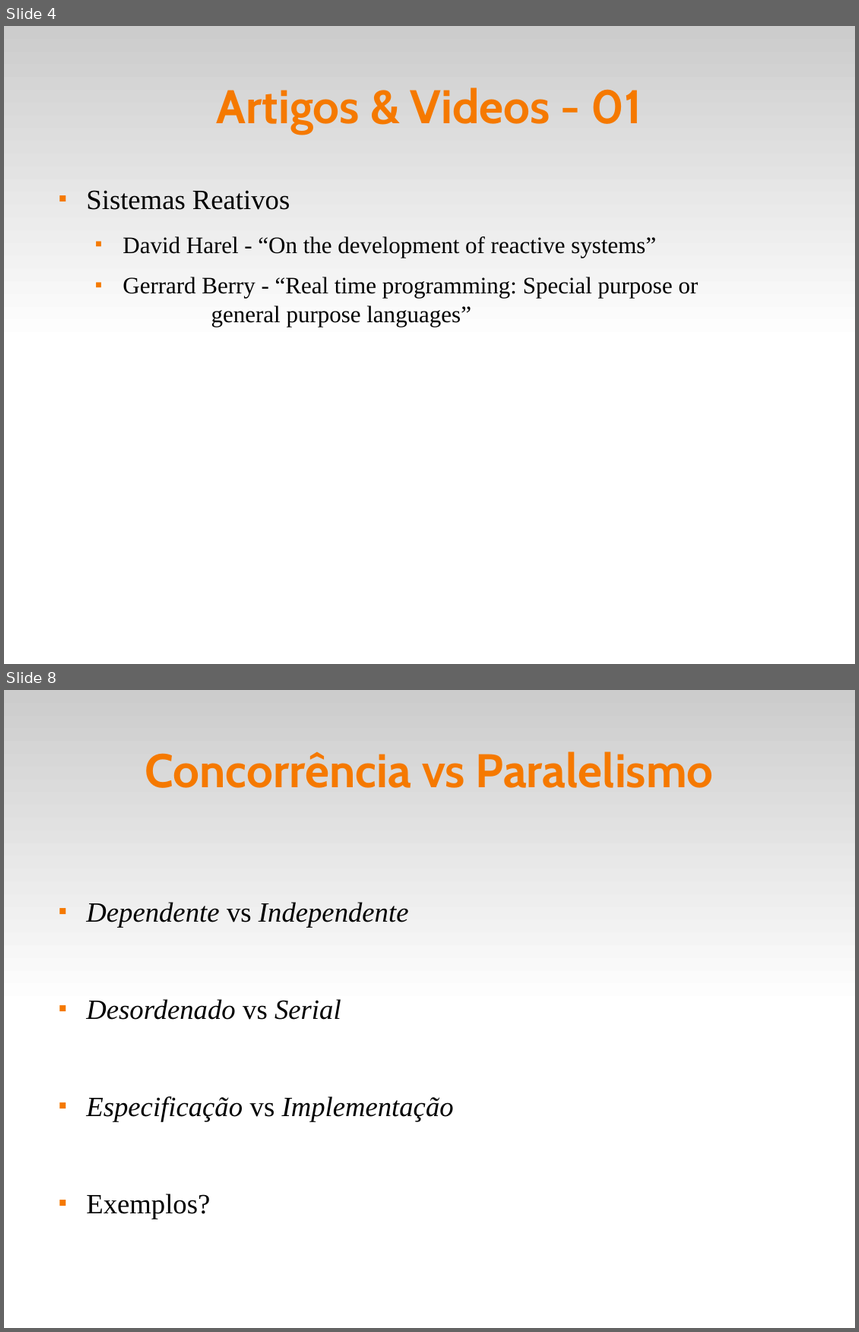
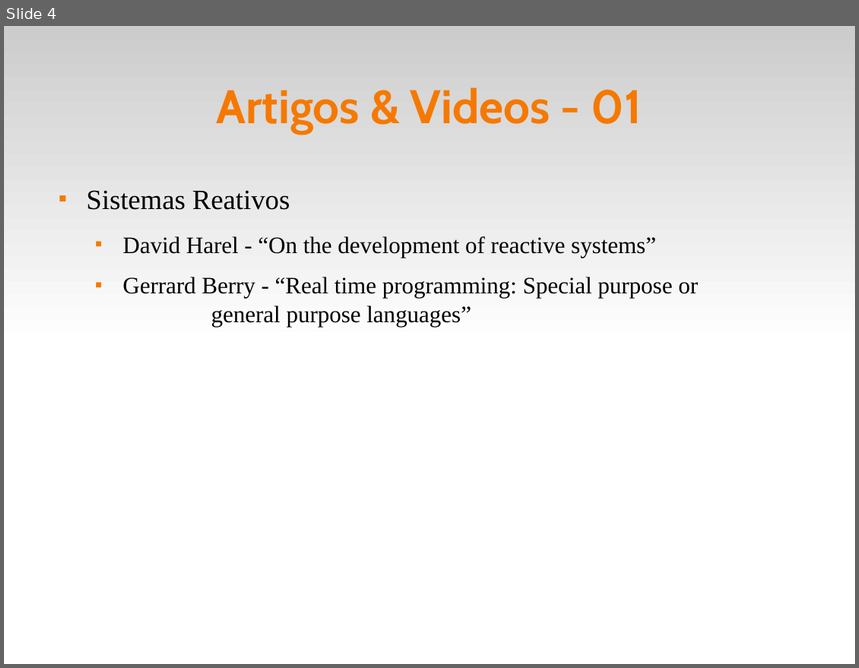
Before and after one commit to fsantanna-uerj/reativos, a slide deck: slides/01_reativos.odp. Shown one above the other, each under a label of ours: slides 4 and 8 before the commit, slide 4 after it; the slides between them are not shown. The pictures are 859x1332 and 859x668 pixels, drawn with LibreOffice and Linux fonts; fonts in the diff are those of the drawing. Boxes give left, top, right and bottom in pixels: in the first picture for what was removed or moved away, otherwise in the second. Text is boxed around its words. In the diff, an @@ line names an element or a change of style, - is before the commit and + after.

```diff
--- a/slides/01_reativos.odp
+++ b/slides/01_reativos.odp
@@ slide 8 removed at [4, 690, 855, 1328], background #FFFFFF; not listed: 1 template element that a slide beside it also shows @@
@@ title removed at [145, 752, 714, 788] @@
-Concorrência vs Paralelismo
@@ text removed at [86, 902, 454, 1220] @@
-■ Dependente vs Independente
-■ Desordenado vs Serial
-■ Especificação vs Implementação
-■ Exemplos?
```
Also in this commit, not shown: 6 other slides removed, 12 other files.
